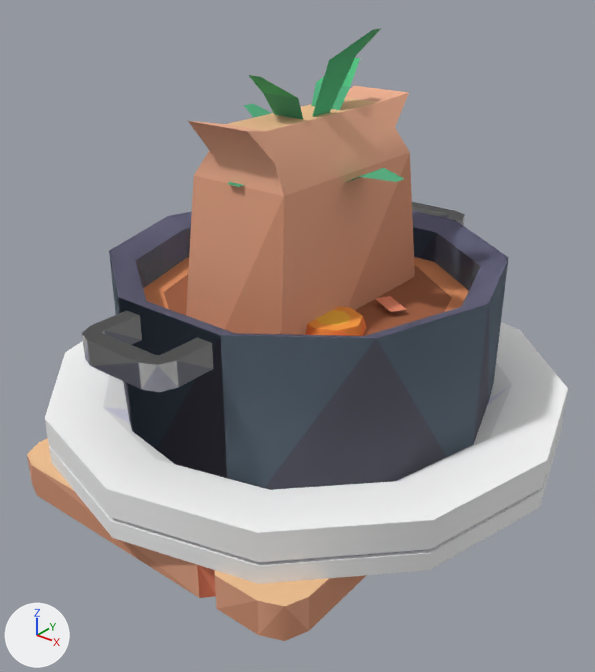
Before and after pictures for a commit that changed the glTF model public/assets/food/kenney-food.glb.
The view is the same before and after, from a camera (50 mm lens) standing at (0.789, -1.011, 0.832) and looking at (-0.028, 0.01, 0.198). Lighting does not change. The marker at lower left points along +X, +Y and +Z. The older version comes first.

The older version as bpy lines, for what is in view:
```python
ob_bag = bpy.data.objects.new('bag', me_bag)
ob_bag.location = (0.0, 0.0, 0.0)
ob_plate_deep = bpy.data.objects.new('plate-deep', me_plate_deep)
ob_plate_deep.location = (0.0, 0.0, 0.0)
ob_pot = bpy.data.objects.new('pot', me_pot)
ob_pot.location = (0.0, 0.0, 0.0)
ob_pot_stew = bpy.data.objects.new('pot-stew', me_pot_stew)
ob_pot_stew.location = (0.0, 0.0, 0.0)
# also in view: 'carrot' at (0.0, 0.0, 0.358); 'plate' at (0.0, 0.0, 0.045); 'cutting-board' at (0.0, 0.0, 0.03)
```
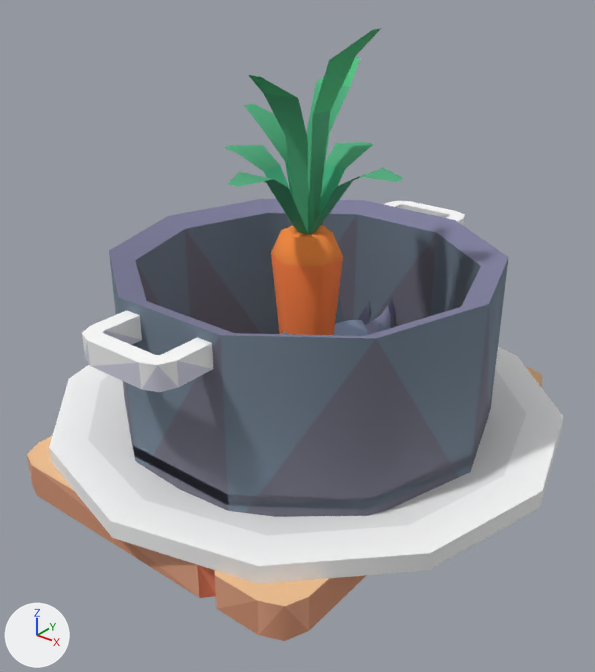
Boxes [x1, y1, x2, y2] around the edits, measured in the pictures (595 x 672 px):
'plate-deep', deleted
    before: [45, 322, 568, 563]
    faces in mat_c_ffffff (white #ffffff): [45, 322, 568, 533]
    faces in mat_c_f0f0f0 (white #f0f0f0): [45, 362, 568, 562]
    faces in mat_c_e0e0f0 (white #e0e0f0): [103, 386, 510, 562]
'bag', deleted
    before: [186, 86, 415, 335]
    faces in mat_c_e0a080 (beige #e0a080): [186, 152, 410, 335]
    faces in mat_c_f0b090 (beige #f0b090): [188, 86, 409, 196]
    faces in mat_c_d09070 (orange #d09070): [225, 153, 415, 334]
    faces in mat_c_f0c090 (beige #f0c090): [227, 98, 378, 131]
'pot-stew', deleted
    before: [82, 202, 489, 490]
'plate', unchanged, uncovered by the edit
    before: [49, 416, 564, 584]
    after: [49, 347, 564, 584]
'carrot', unchanged, uncovered by the edit
    before: [228, 29, 404, 187]
    after: [223, 29, 404, 335]
'frying-pan', unchanged, uncovered by the edit
    after: [124, 393, 492, 510]

The edits, one by one:
Object 'bag' (ob_bag) is deleted.
Object 'plate-deep' (ob_plate_deep) is deleted.
Object 'pot-stew' (ob_pot_stew) is deleted.
